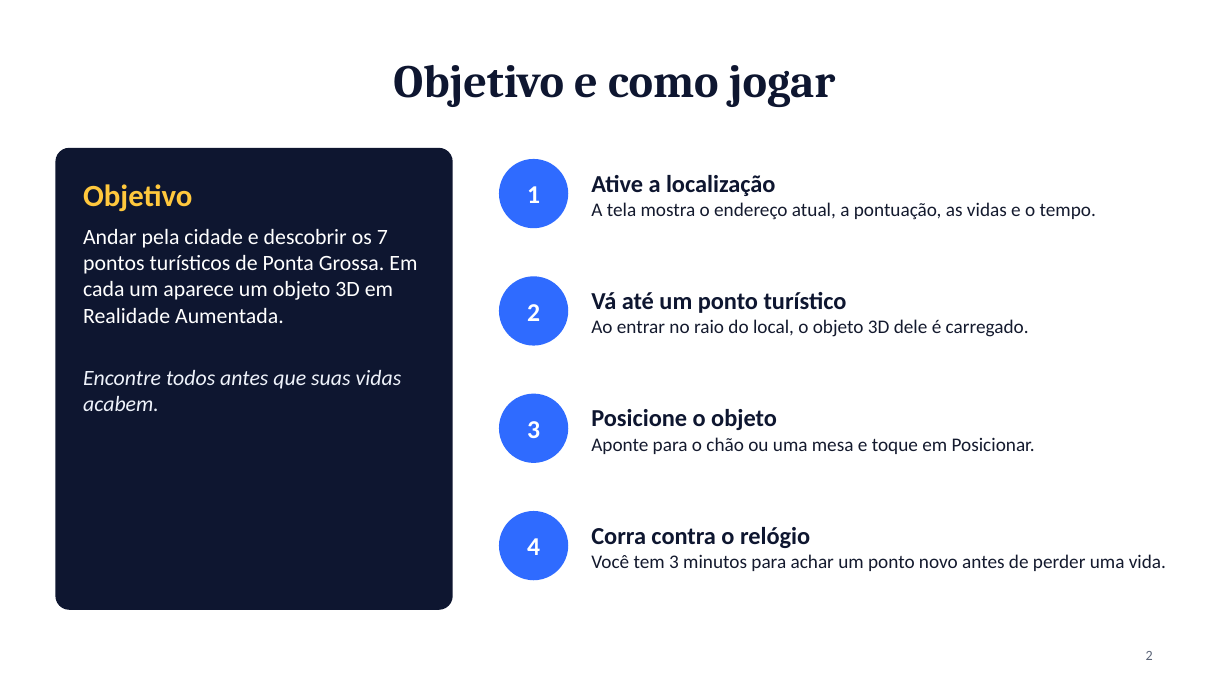
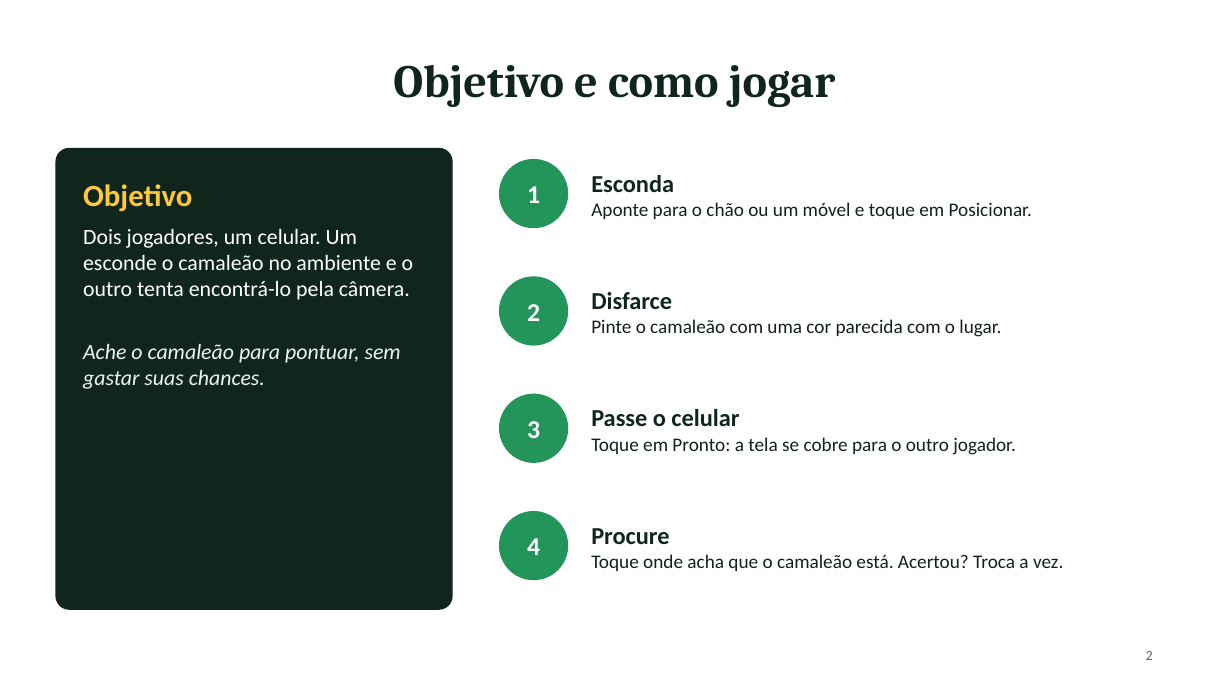
Before and after one commit to MuriloNephi/AndroidAppTemplateAR, a slide deck: slide 2 of ENTREGAS/apresentacao-jogo-ar.pptx. Drawn at 1232x693 pixels with LibreOffice and Linux fonts; fonts in the diff are those of the drawing. Boxes give left, top, right and bottom in pixels: in the first picture for what was removed or moved away, otherwise in the second. Text is boxed around its words. In the diff, an @@ line names an element or a change of style, - is before the commit and + after.

```diff
--- a/ENTREGAS/apresentacao-jogo-ar.pptx
+++ b/ENTREGAS/apresentacao-jogo-ar.pptx
@@ title "Objetivo e como jogar" at (x1=393, y1=65, x2=836, y2=107): text colour #0E1630 to #10261C @@
@@ rounded rectangle at (x1=55, y1=148, x2=453, y2=610): fill #0E1630 to #10261C @@
@@ text at (x1=591, y1=175, x2=1032, y2=219): text changed; text colour #141A2E to #14201A @@
-Ative a localização
-A tela mostra o endereço atual, a pontuação, as vidas e o tempo.
+Esconda
+Aponte para o chão ou um móvel e toque em Posicionar.
@@ text at (x1=83, y1=229, x2=414, y2=389): text changed @@
-Andar pela cidade e descobrir os 7 pontos turísticos de Ponta Grossa. Em cada um aparece um objeto 3D em Realidade Aumentada.
-Encontre todos antes que suas vidas acabem.
+Dois jogadores, um celular. Um esconde o camaleão no ambiente e o outro tenta encontrá-lo pela câmera.
+Ache o camaleão para pontuar, sem gastar suas chances.
@@ text at (x1=591, y1=292, x2=1001, y2=337): text changed; text colour #141A2E to #14201A @@
-Vá até um ponto turístico
-Ao entrar no raio do local, o objeto 3D dele é carregado.
+Disfarce
+Pinte o camaleão com uma cor parecida com o lugar.
@@ text at (x1=591, y1=409, x2=1016, y2=455): text changed; text colour #141A2E to #14201A @@
-Posicione o objeto
-Aponte para o chão ou uma mesa e toque em Posicionar.
+Passe o celular
+Toque em Pronto: a tela se cobre para o outro jogador.
@@ fill #2F6BFF to #23955A in 4 elements at (x1=499, y1=159, x2=568, y2=228), (x1=499, y1=276, x2=568, y2=346), (x1=499, y1=394, x2=568, y2=463), (x1=499, y1=511, x2=568, y2=580) @@
@@ text at (x1=591, y1=528, x2=1063, y2=571): text changed; text colour #141A2E to #14201A @@
-Corra contra o relógio
-Você tem 3 minutos para achar um ponto novo antes de perder uma vida.
+Procure
+Toque onde acha que o camaleão está. Acertou? Troca a vez.
@@ page number at (x1=1146, y1=651, x2=1153, y2=660): text colour #5B6478 to #5B6B62 @@
```
Also in this commit, not shown: 6 other slides changed, 1 slide added, 1 slide removed, 1 other file.
